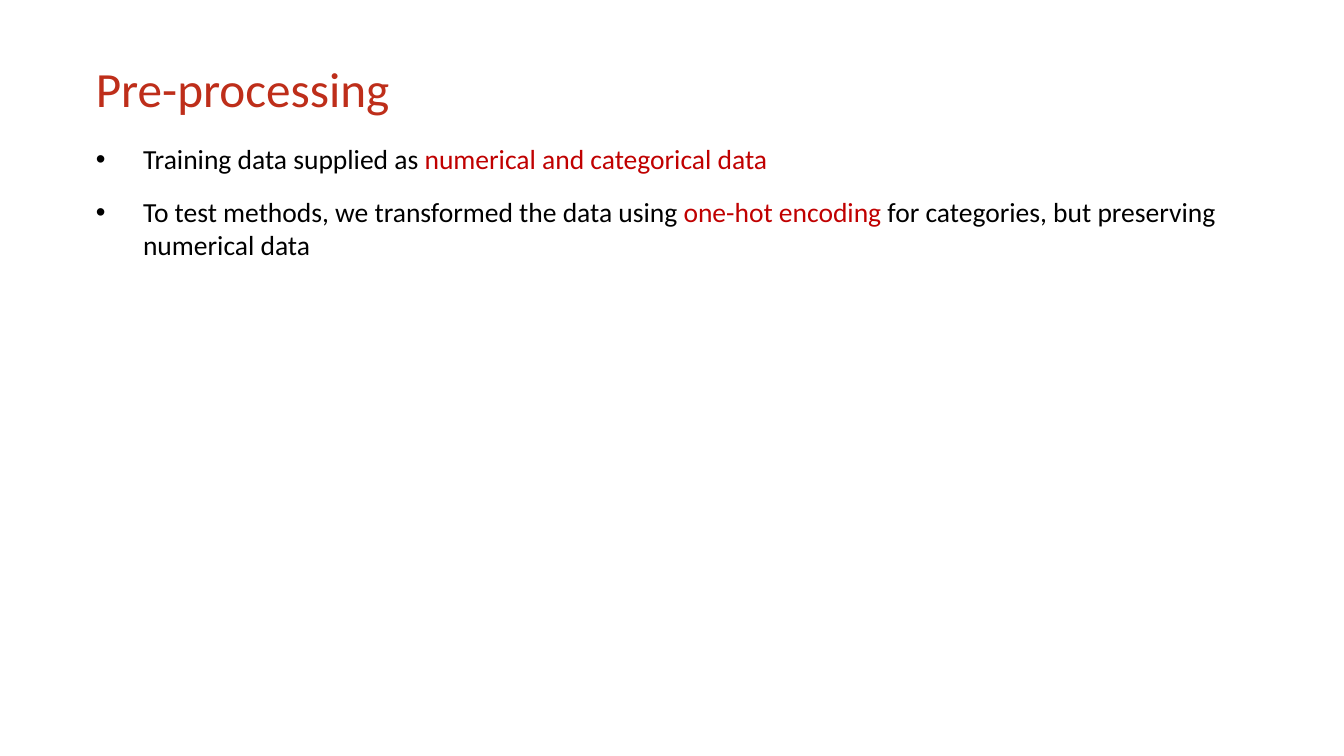
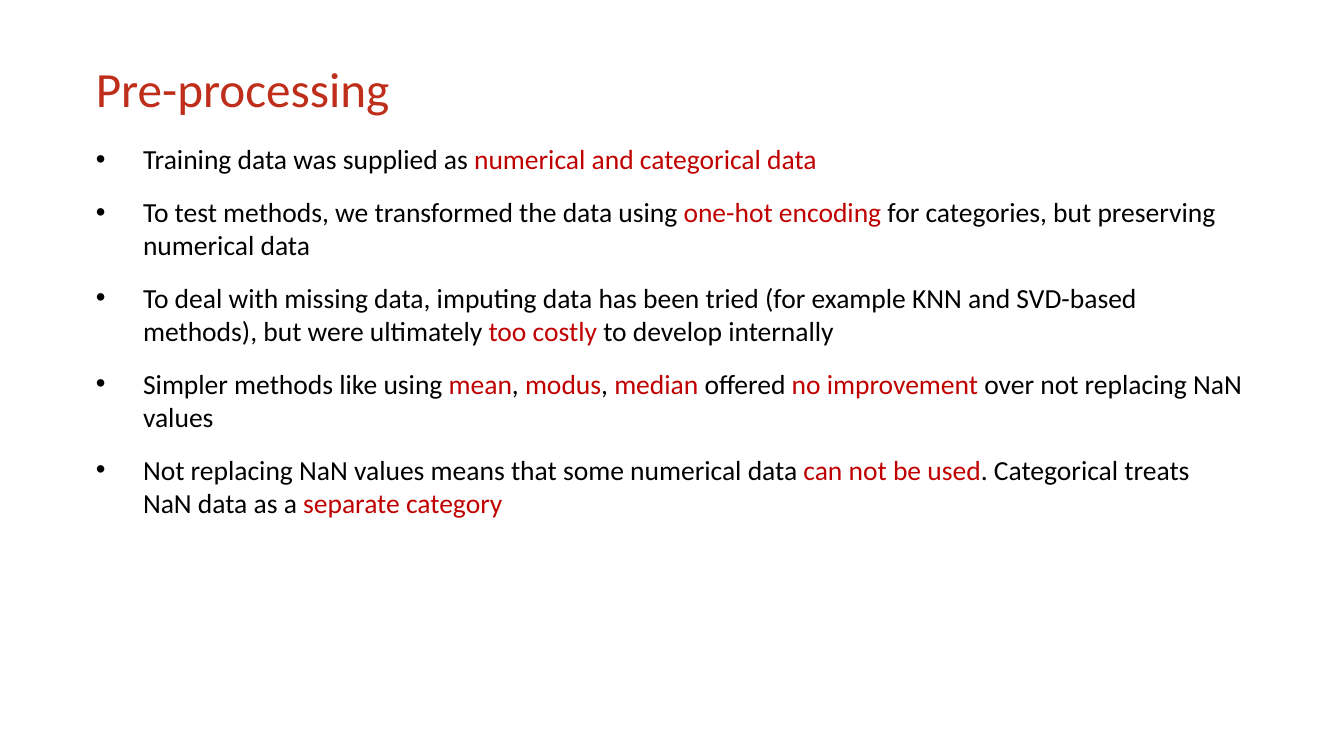
Before and after one commit to mrngm/Classified, a slide deck: slide 4 of presentatie/Classified_MLiP_final_presentation_2.pptx. Drawn at 1344x756 pixels with LibreOffice and Linux fonts; fonts in the diff are those of the drawing; background and template pictures are left out. Boxes give left, top, right and bottom in pixels: in the first picture for what was removed or moved away, otherwise in the second. Text is boxed around its words. In the diff, an @@ line names an element or a change of style, - is before the commit and + after.

Commit message:
Improved slides about evaluation and pre-processing

```diff
--- a/presentatie/Classified_MLiP_final_presentation_2.pptx
+++ b/presentatie/Classified_MLiP_final_presentation_2.pptx
@@ text at (143,150,816,174): text changed @@
-• Training data supplied as numerical and categorical data
+• Training data was supplied as numerical and categorical data
@@ text at (143,288,1242,518): paragraphs added @@
+• To deal with missing data, imputing data has been tried (for example KNN and SVD-based methods), but were ultimately too costly to develop internally
+• Simpler methods like using mean, modus, median offered no improvement over not replacing NaN values
+• Not replacing NaN values means that some numerical data can not be used. Categorical treats NaN data as a separate category
```
Also in this commit, not shown: 2 other slides changed, 1 other file.
